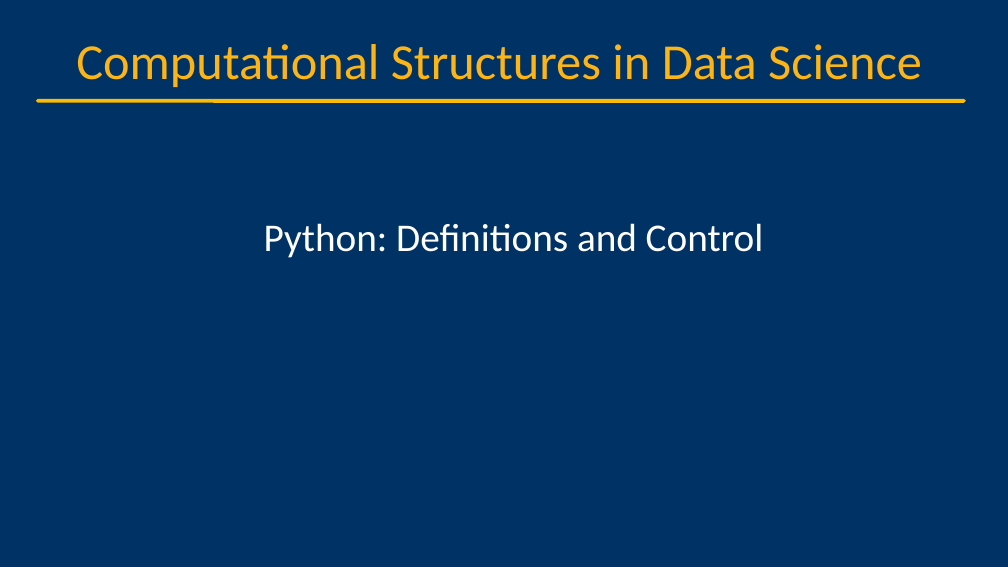
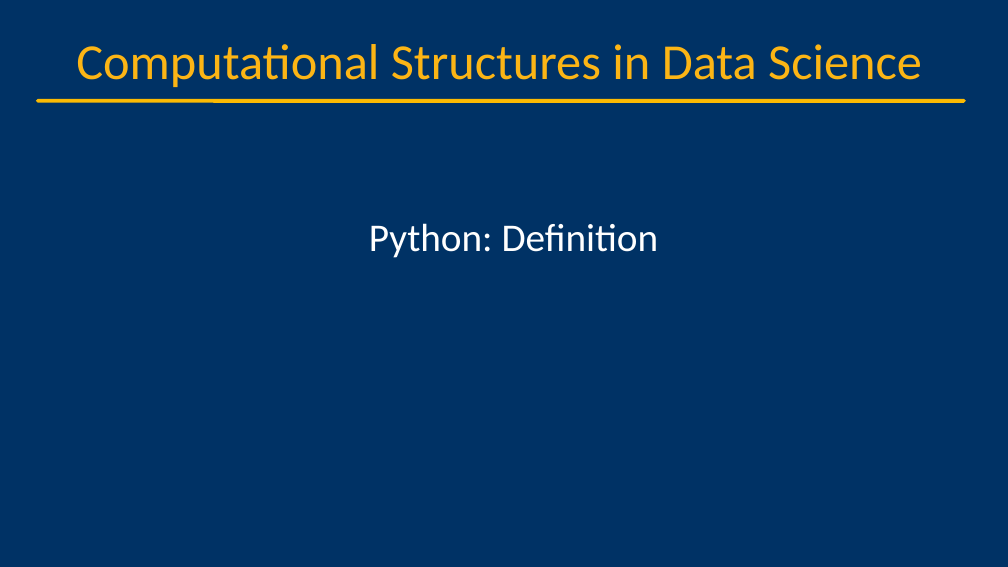
Before and after one commit to cs88-website/sp24, a slide deck: slide 5 of assets/slides/sp24/03-Loops.pptx. Drawn at 1008x567 pixels with LibreOffice and Linux fonts; fonts in the diff are those of the drawing; background and template pictures are left out. Boxes give left, top, right and bottom in pixels: in the first picture for what was removed or moved away, otherwise in the second. Text is boxed around its words. In the diff, an @@ line names an element or a change of style, - is before the commit and + after.

```diff
--- a/assets/slides/sp24/03-Loops.pptx
+++ b/assets/slides/sp24/03-Loops.pptx
@@ title at bbox=[369, 223, 659, 258]: text changed @@
-Python: Definitions and Control
+Python: Definition
```
Also in this commit, not shown: 5 other slides changed, 2 slides added, 1 slide removed, 21 other files.
